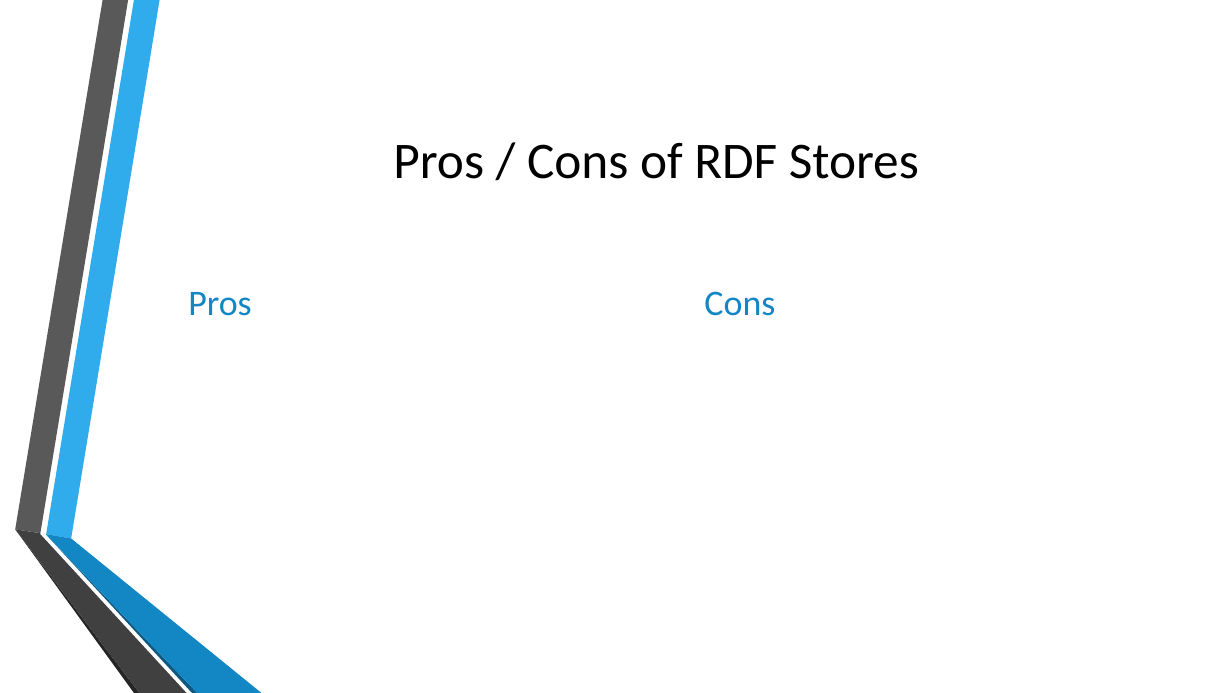
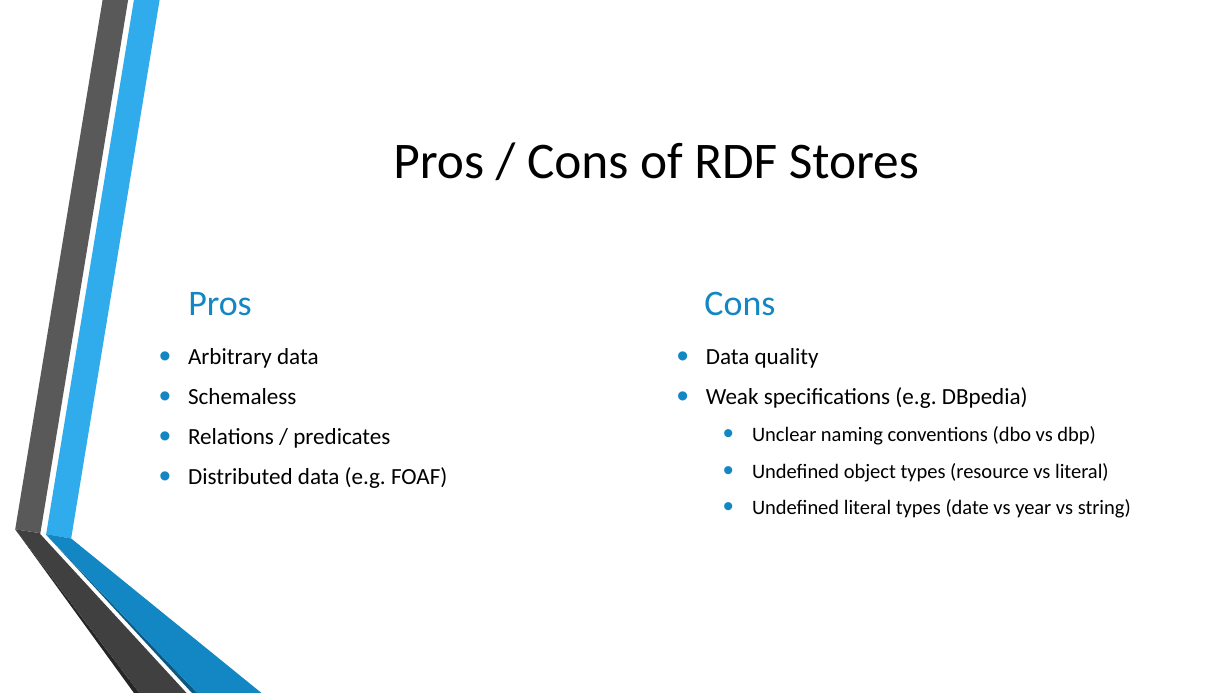
Before and after one commit to StrubT/ADMgRDFStores, a slide deck: slide 8 of presentation.pptx (slide 5 before the commit). Drawn at 1232x693 pixels with LibreOffice and Linux fonts; fonts in the diff are those of the drawing; background and template pictures are left out. Boxes give left, top, right and bottom in pixels: in the first picture for what was removed or moved away, otherwise in the second. Text is boxed around its words. In the diff, an @@ line names an element or a change of style, - is before the commit and + after.

```diff
--- a/presentation.pptx
+++ b/presentation.pptx
@@ text added at [188, 348, 447, 488], 18 pt, text #000000 @@
+• Arbitrary data
+• Schemaless
+• Relations / predicates
+• Distributed data (e.g. FOAF)
@@ text added at [706, 348, 1131, 518], 16 pt, text #000000 @@
+• Data quality
+• Weak specifications (e.g. DBpedia)
+  • Unclear naming conventions (dbo vs dbp)
+  • Undefined object types (resource vs literal)
+  • Undefined literal types (date vs year vs string)
```
Also in this commit, not shown: 3 other slides changed, 4 slides added, 1 slide removed, 1 other file.
